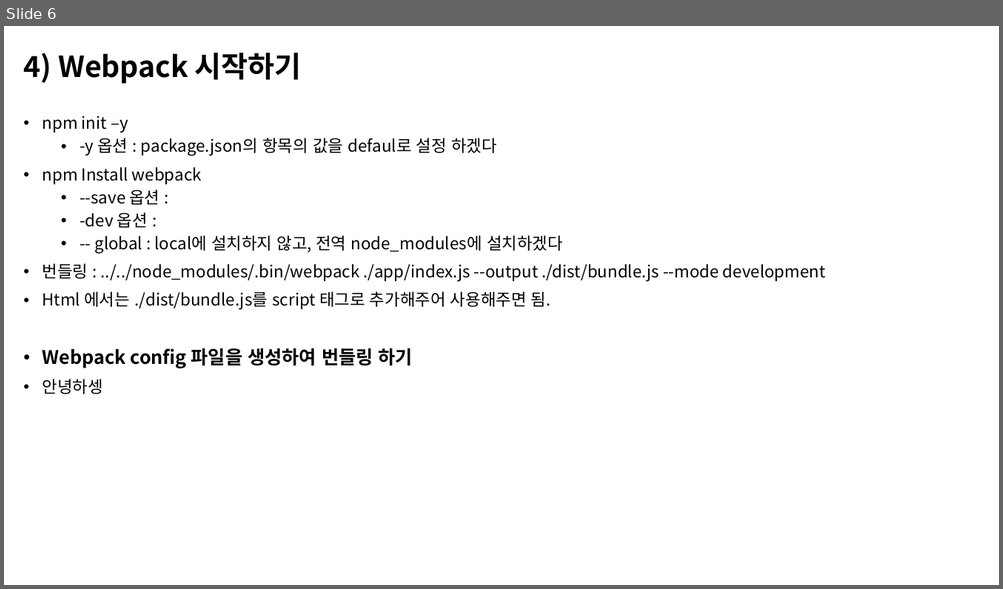
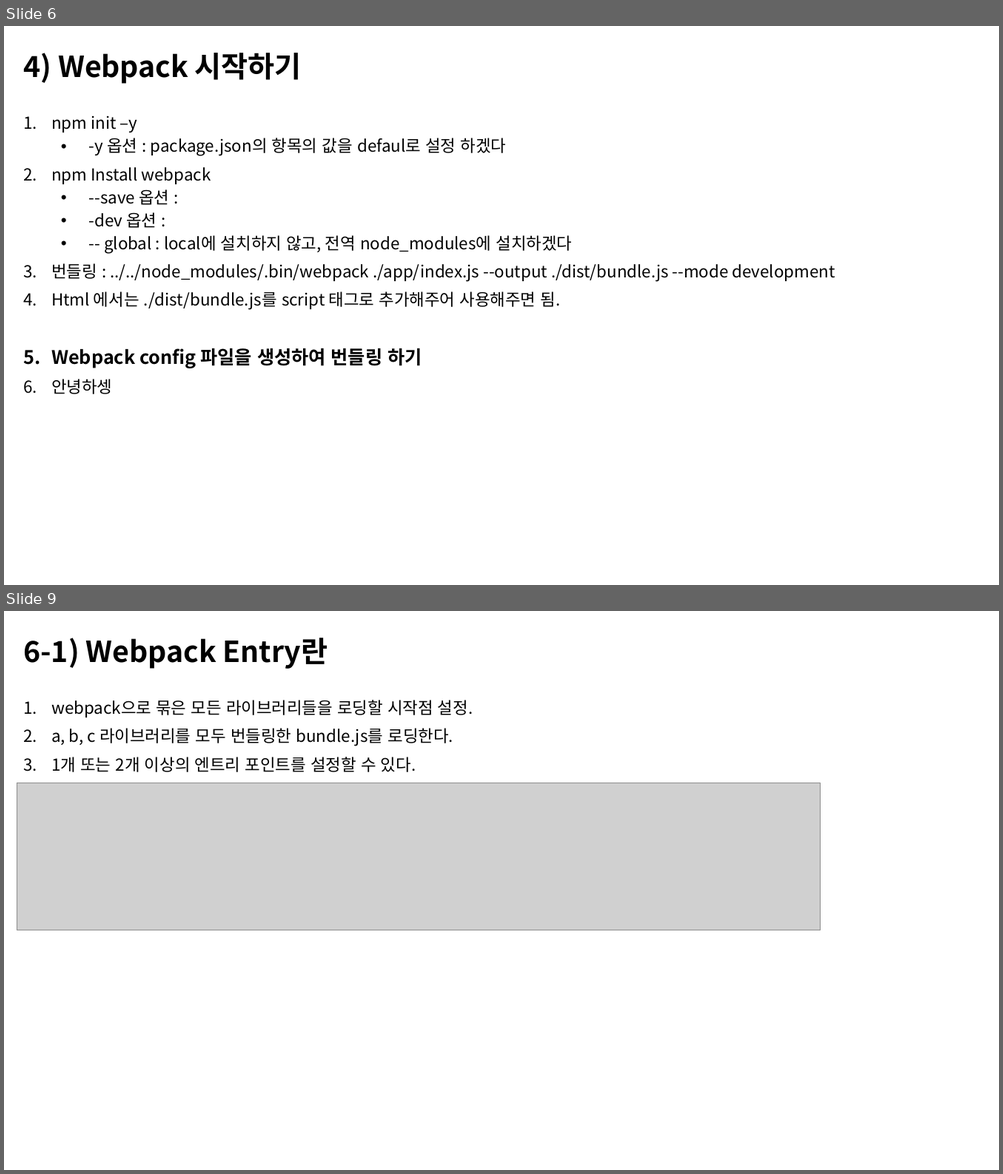
Before and after one commit to n4oah-study/webpack, a slide deck: document/webpack.pptx. Shown one above the other, each under a label of ours: slide 6 before the commit, slides 6 and 9 after it; the slides between them are not shown. The pictures are 1003x589 and 1003x1174 pixels, drawn with LibreOffice and Linux fonts; fonts in the diff are those of the drawing; grey boxes stand for pictures. Boxes give left, top, right and bottom in pixels: in the first picture for what was removed or moved away, otherwise in the second. Text is boxed around its words. In the diff, an @@ line names an element or a change of style, - is before the commit and + after.

Commit message:
webpack pptx 수정

```diff
--- a/document/webpack.pptx
+++ b/document/webpack.pptx
@@ slide 9 added at (4,611,999,1170), background #FFFFFF @@
@@ title added at (23,638,328,669), 28 pt, text #000000, bold @@
+6-1) Webpack Entry란
@@ text added at (51,700,473,772), 16 pt, text #000000 @@
+1. webpack으로 묶은 모든 라이브러리들을 로딩할 시작점 설정.
+2. a, b, c 라이브러리를 모두 번들링한 bundle.js를 로딩한다.
+3. 1개 또는 2개 이상의 엔트리 포인트를 설정할 수 있다.
@@ picture added at (17,783,820,931) @@
@@ slide 6 changed as well @@
@@ text "npm init –y" at (51,116,835,395): bullet • to 1.; indent changed @@
```
Also in this commit, not shown: 6 other slides changed, 5 other slides added, 6 other files.
